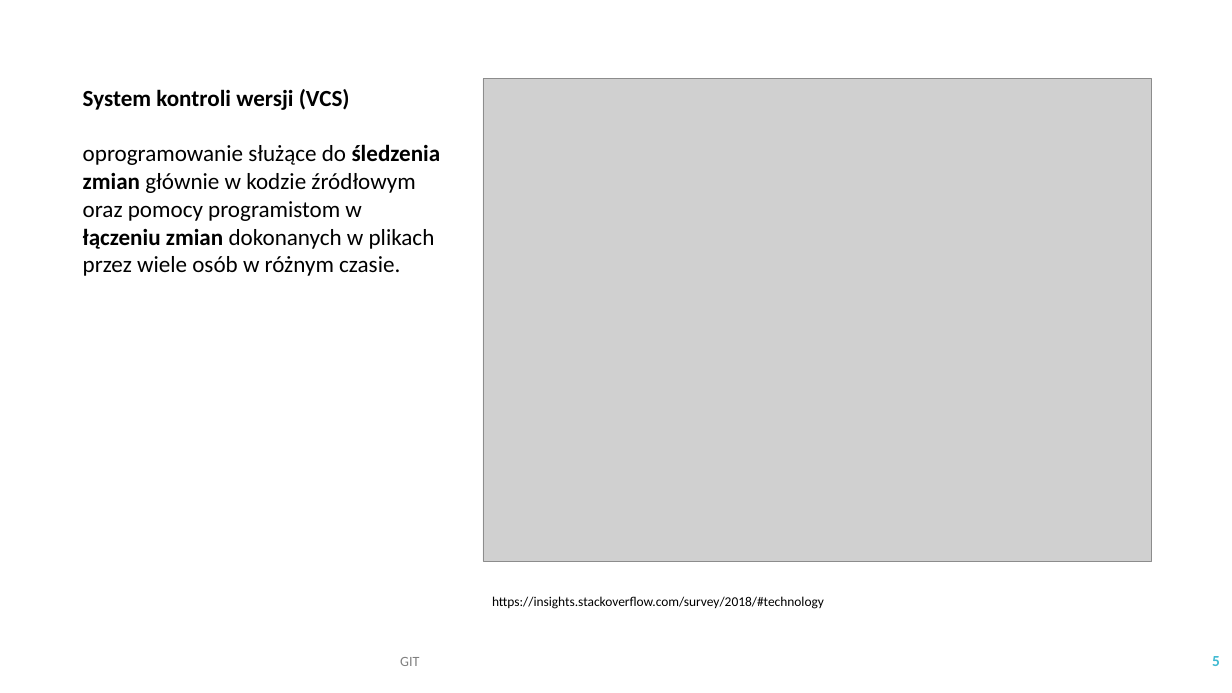
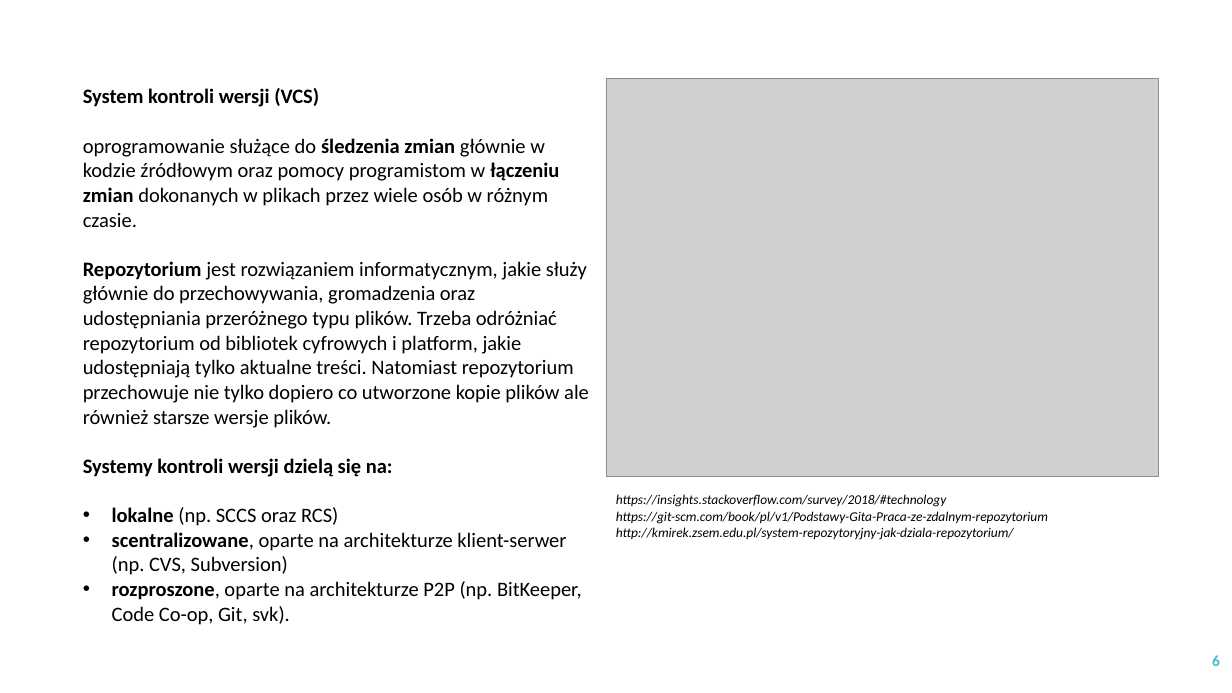
Before and after one commit to IlonaKulon/SzkolenieZIIMI, a slide deck: slide 6 of slajdy/ZIIMI_01_GIT.pptx (slide 5 before the commit). Drawn at 1232x693 pixels with LibreOffice and Linux fonts; fonts in the diff are those of the drawing; grey boxes stand for pictures. Boxes give left, top, right and bottom in pixels: in the first picture for what was removed or moved away, otherwise in the second. Text is boxed around its words. In the diff, an @@ line names an element or a change of style, - is before the commit and + after.

Commit message:
zmiany w slajdach

```diff
--- a/slajdy/ZIIMI_01_GIT.pptx
+++ b/slajdy/ZIIMI_01_GIT.pptx
@@ text at [83, 88, 559, 227]: size 18 to 16 pt in "System kontroli wersji (VCS)", "oprogramowanie służące do śledzenia zmian głównie w ..." @@
@@ picture: place and size @@
-picture at [483, 79, 1153, 561]
+picture at [607, 79, 1159, 476]
@@ text at [83, 261, 589, 625]: paragraphs added @@
+Repozytorium jest rozwiązaniem informatycznym, jakie służy głównie do przechowywania, gromadzenia oraz udostępniania przeróżnego typu plików. Trzeba odróżniać repozytorium od bibliotek cyfrowych i platform, jakie udostępniają tylko aktualne treści. Natomiast repozytorium przechowuje nie tylko dopiero co utworzone kopie plików ale również starsze wersje plików.
+Systemy kontroli wersji dzielą się na:
+• lokalne (np. SCCS oraz RCS)
+• scentralizowane, oparte na architekturze klient-serwer (np. CVS, Subversion)
+• rozproszone, oparte na architekturze P2P (np. BitKeeper, Code Co-op, Git, svk).
@@ text "https://insights.stackoverflow.com/survey/2018/#technology": place and size @@
-text "https://insights.stackoverflow.com/survey/2018/#technology" at [492, 596, 824, 609]
+text "https://insights.stackoverflow.com/survey/2018/#technology" at [616, 494, 1048, 540]
@@ text at [616, 494, 946, 507]: italic on in "https://insights.stackoverflow.com/survey/2018/#technology" @@
@@ text at [616, 511, 1048, 540]: paragraphs added @@
+https://git-scm.com/book/pl/v1/Podstawy-Gita-Praca-ze-zdalnym-repozytorium
+http://kmirek.zsem.edu.pl/system-repozytoryjny-jak-dziala-repozytorium/
@@ text removed at [400, 657, 419, 666] @@
-GIT
@@ page number at [1212, 655, 1220, 666]: text changed @@
-5
+6
```
Also in this commit, not shown: 6 other slides changed, 24 slides added, 10 other files.
